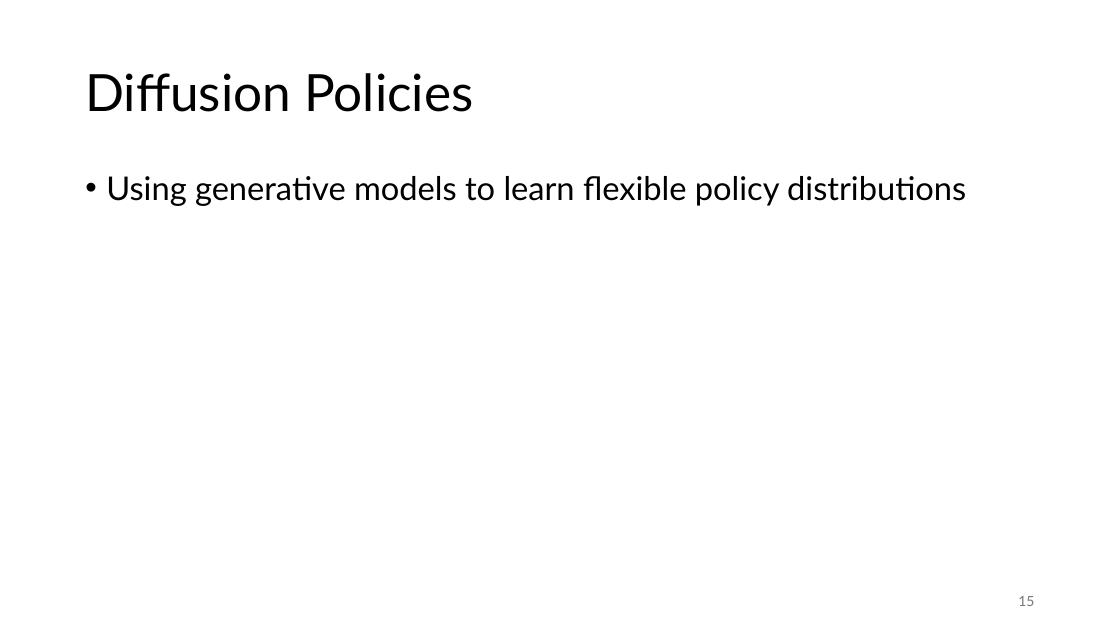
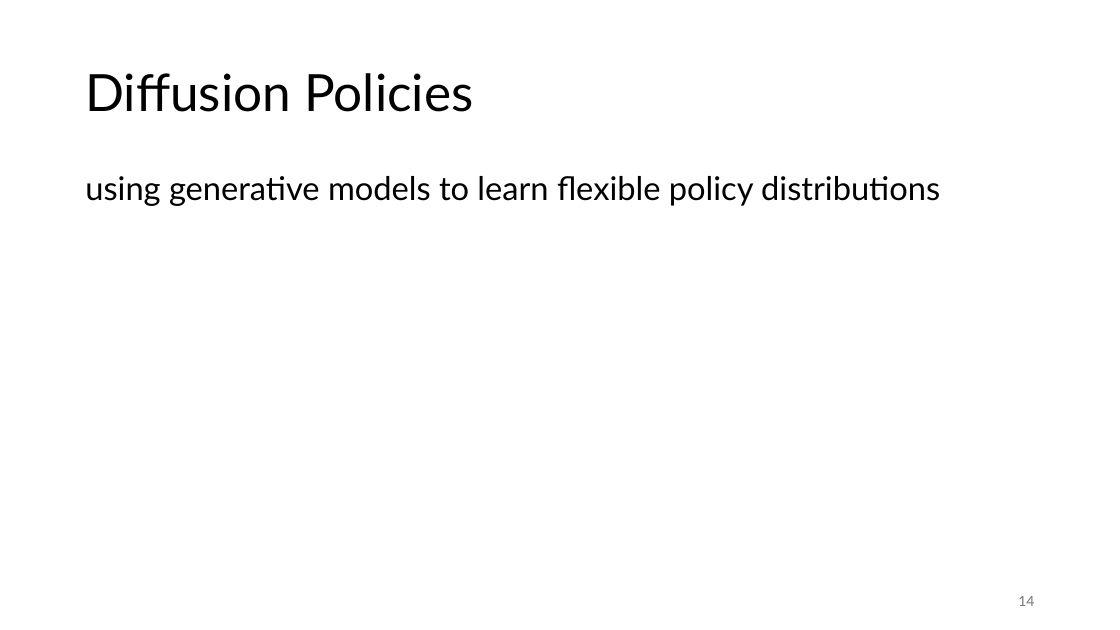
Before and after one commit to FelixWick/reinforcement_learning, a slide deck: slide 14 of slides/5_advanced.pptx (slide 15 before the commit). Drawn at 1120x630 pixels with LibreOffice and Linux fonts; fonts in the diff are those of the drawing. Boxes give left, top, right and bottom in pixels: in the first picture for what was removed or moved away, otherwise in the second. Text is boxed around its words. In the diff, an @@ line names an element or a change of style, - is before the commit and + after.

```diff
--- a/slides/5_advanced.pptx
+++ b/slides/5_advanced.pptx
@@ text at bbox=[85, 176, 940, 206]: text changed @@
-• Using generative models to learn flexible policy distributions
+using generative models to learn flexible policy distributions
@@ page number at bbox=[1018, 596, 1034, 606]: text changed @@
-15
+14
```
Also in this commit, not shown: 11 other slides changed, 1 slide removed.
